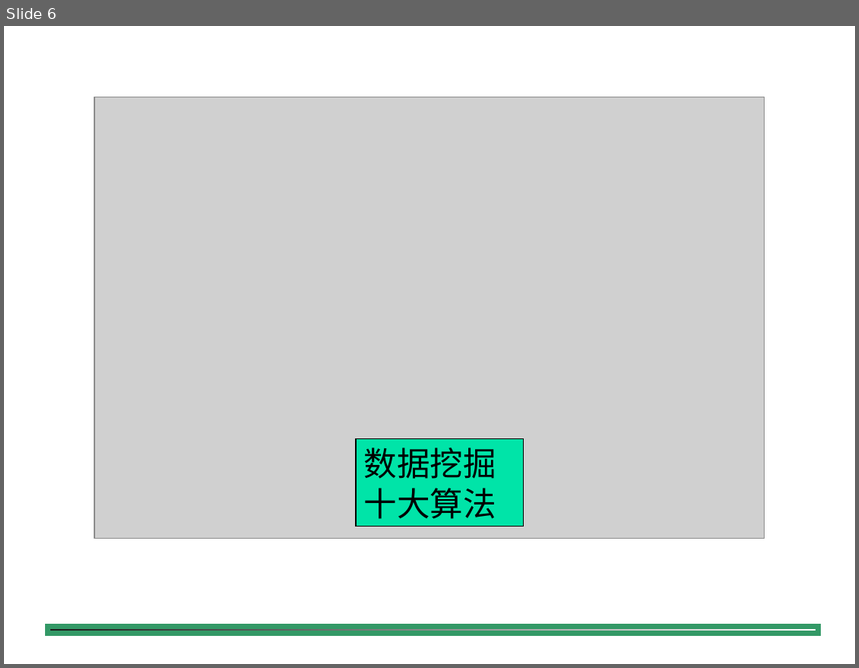
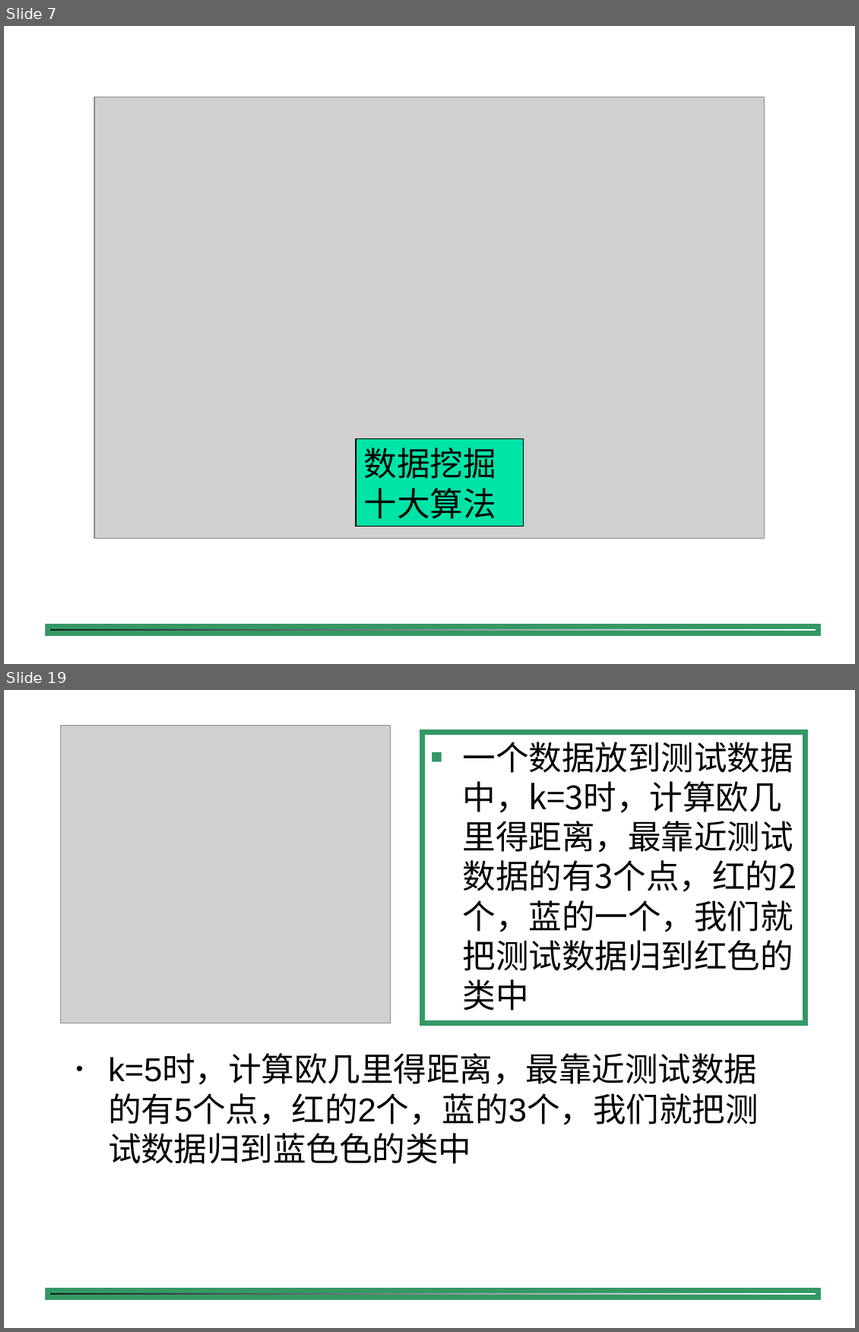
Before and after one commit to shfkuang/shfkuang.github.io, a slide deck: dm2019/fuxi.ppt. Shown one above the other, each under a label of ours: slide 6 before the commit, slides 7 and 19 after it; the slides between them are not shown. The pictures are 859x668 and 859x1332 pixels, drawn with LibreOffice and Linux fonts; fonts in the diff are those of the drawing; grey boxes stand for pictures; background and template pictures are left out. Boxes give left, top, right and bottom in pixels: in the first picture for what was removed or moved away, otherwise in the second. Text is boxed around its words. In the diff, an @@ line names an element or a change of style, - is before the commit and + after.

```diff
--- a/dm2019/fuxi.ppt
+++ b/dm2019/fuxi.ppt
@@ slide 19 added at box(4, 690, 855, 1328), background #FFFFFF; not listed: 1 template element that a slide beside it also shows @@
@@ picture added at box(61, 726, 392, 1024) @@
@@ rectangle added at box(423, 733, 806, 1024), outline #339966 4.51 pt, 28 pt, text #000000 @@
+■ 一个数据放到测试数据中，k=3时，计算欧几里得距离，最靠近测试数据的有3个点，红的2个，蓝的一个，我们就把测试数据归到红色的类中
@@ text added at box(108, 1056, 759, 1164), 28 pt, text #000000 @@
+• k=5时，计算欧几里得距离，最靠近测试数据的有5个点，红的2个，蓝的3个，我们就把测试数据归到蓝色色的类中
@@ what was slide 6 is now slide 7 @@
```
Also in this commit, not shown: 2 slides changed, 41 other slides added, 4 other files.
